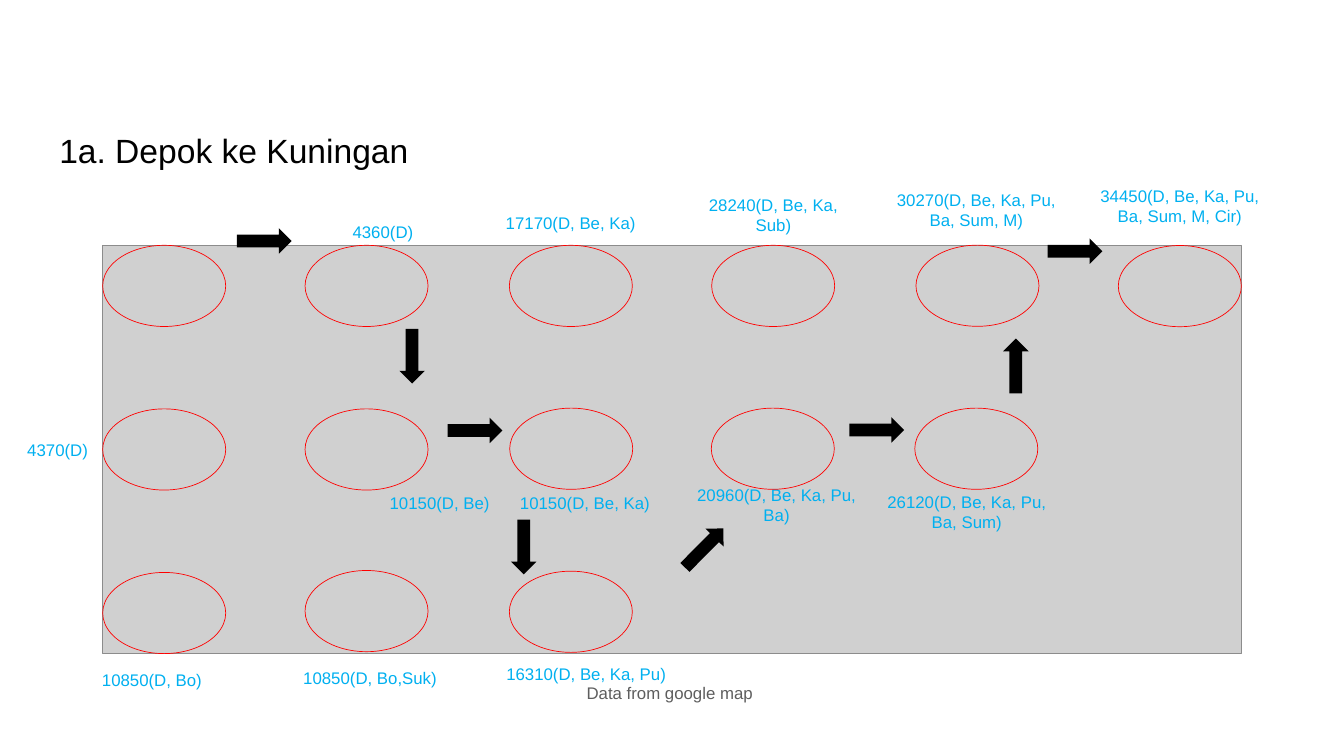
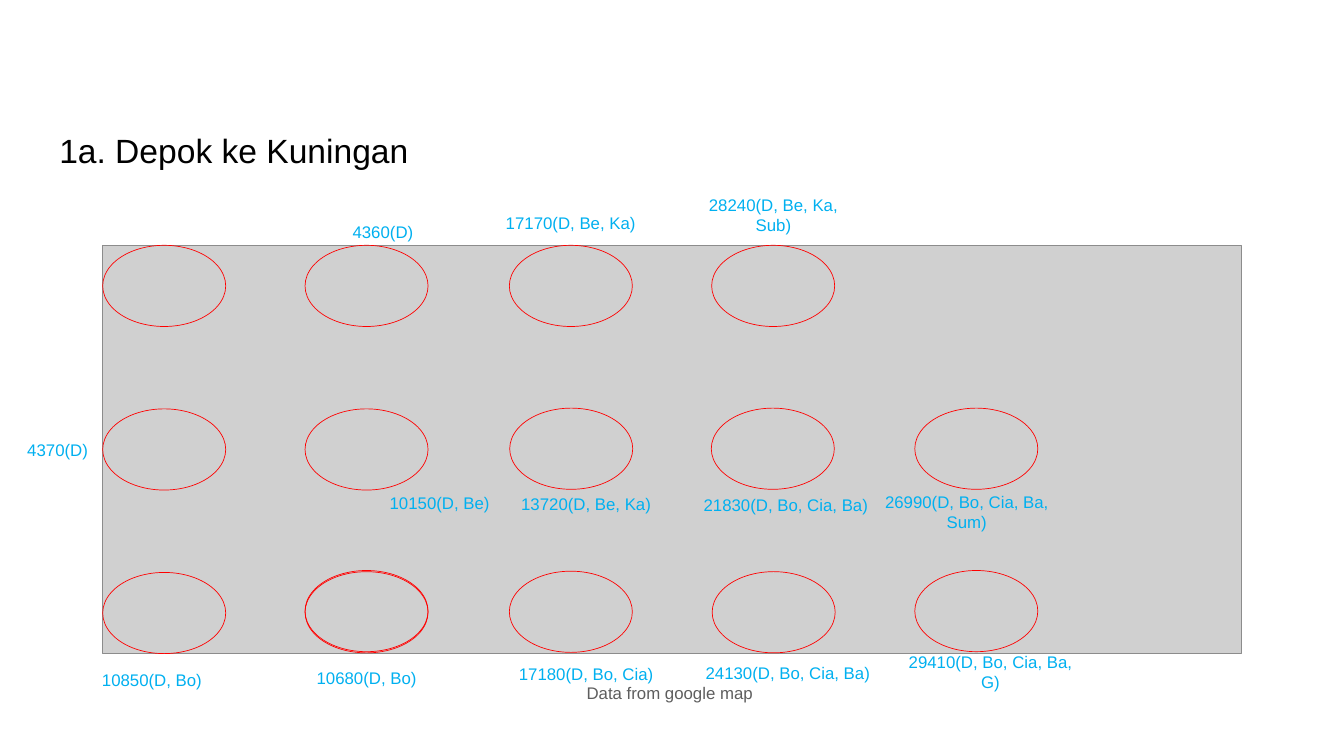
Before and after one commit to DentAlpha/Latihan-6-EL2208-PMC, a slide deck: slide 16 of Latihan 6.pptx. Drawn at 1344x756 pixels with LibreOffice and Linux fonts; fonts in the diff are those of the drawing; grey boxes stand for pictures. Boxes give left, top, right and bottom in pixels: in the first picture for what was removed or moved away, otherwise in the second. Text is boxed around its words. In the diff, an @@ line names an element or a change of style, - is before the commit and + after.

```diff
--- a/Latihan 6.pptx
+++ b/Latihan 6.pptx
@@ text removed at [897, 193, 1055, 230] @@
-30270(D, Be, Ka, Pu, Ba, Sum, M)
@@ text removed at [1100, 189, 1259, 226] @@
-34450(D, Be, Ka, Pu, Ba, Sum, M, Cir)
@@ down arrow removed at [237, 228, 292, 254] @@
@@ down arrow removed at [1048, 238, 1103, 264] @@
@@ down arrow removed at [399, 329, 425, 383] @@
@@ down arrow removed at [1003, 339, 1029, 394] @@
@@ down arrow removed at [447, 418, 502, 443] @@
@@ down arrow removed at [849, 417, 904, 443] @@
@@ text at [521, 498, 651, 514]: text changed @@
-10150(D, Be, Ka)
+13720(D, Be, Ka)
@@ text at [704, 499, 868, 515]: text changed @@
-20960(D, Be, Ka, Pu, Ba)
+21830(D, Bo, Cia, Ba)
@@ text at [885, 496, 1048, 532]: text changed @@
-26120(D, Be, Ka, Pu, Ba, Sum)
+26990(D, Bo, Cia, Ba, Sum)
@@ down arrow removed at [511, 520, 537, 574] @@
@@ down arrow removed at [676, 519, 733, 577] @@
@@ ellipse: place and size @@
-ellipse at [916, 245, 1039, 326]
+ellipse at [305, 571, 428, 653]
@@ ellipse added at [712, 571, 835, 653], outline #FF0000 1 pt @@
@@ ellipse: place and size @@
-ellipse at [1118, 245, 1241, 327]
+ellipse at [915, 570, 1038, 652]
@@ text added at [909, 656, 1072, 692], 24 pt, text #00B0F0 @@
+29410(D, Bo, Cia, Ba, G)
@@ text at [317, 671, 416, 688]: text changed @@
-10850(D, Bo,Suk)
+10680(D, Bo)
@@ text at [519, 667, 653, 684]: text changed @@
-16310(D, Be, Ka, Pu)
+17180(D, Bo, Cia)
@@ text added at [706, 667, 870, 683], 24 pt, text #00B0F0 @@
+24130(D, Bo, Cia, Ba)
```
Also in this commit, not shown: 26 other slides changed, 3 slides added.
